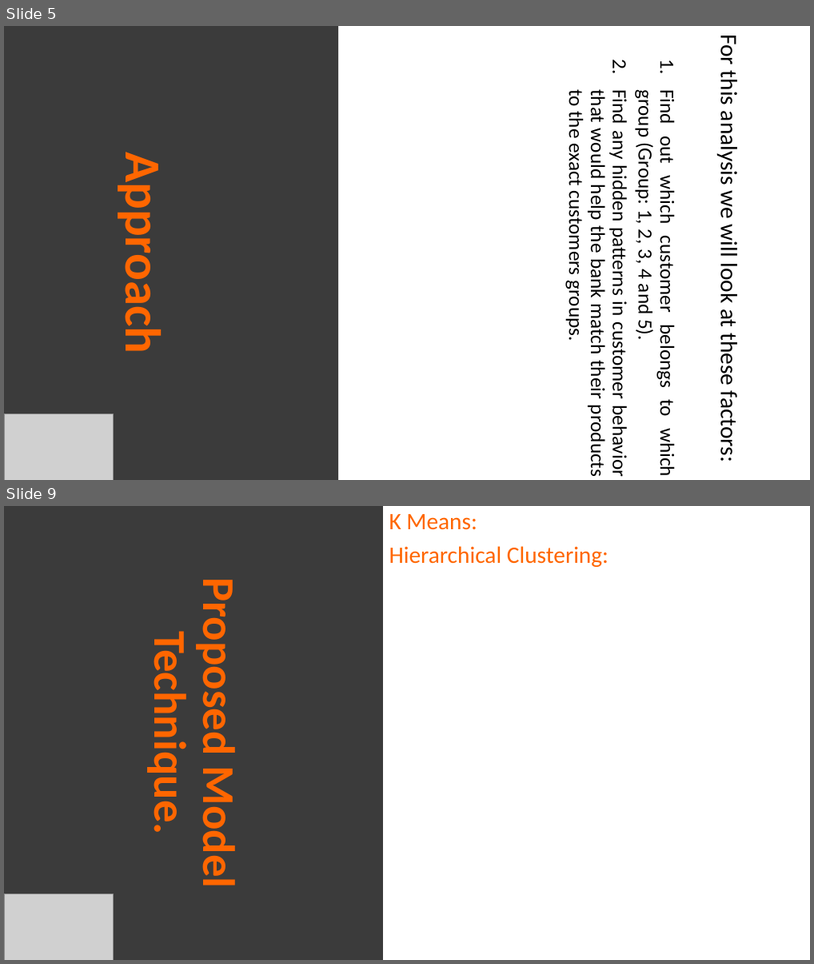
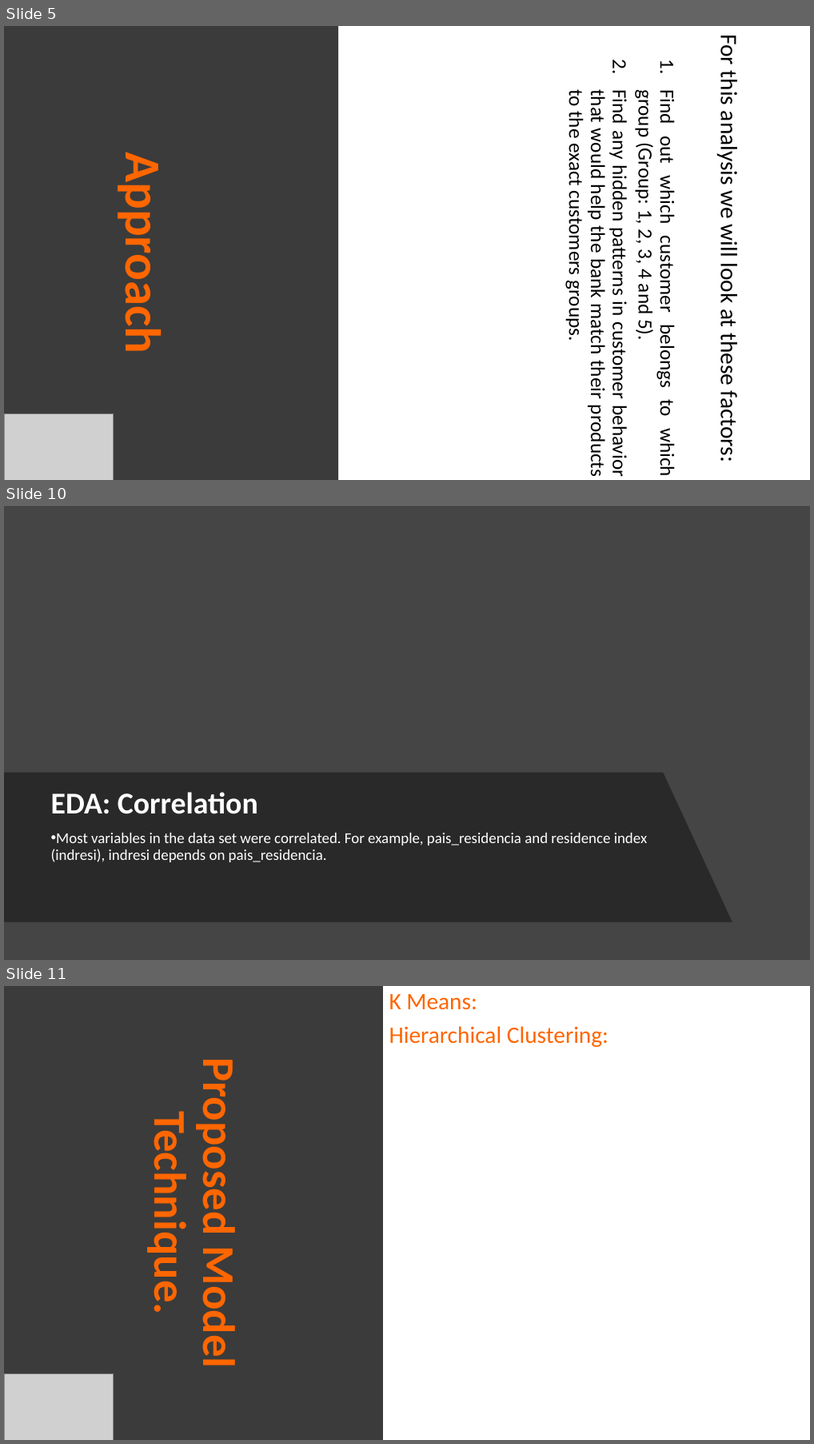
Before and after one commit to shelovescode000/CustomerSegmentationProject, a slide deck: DGI_Final_Report.potx. Shown one above the other, each under a label of ours: slides 5 and 9 before the commit, slides 5, 10 and 11 after it; the slides between them are not shown. The pictures are 814x964 and 814x1444 pixels, drawn with LibreOffice and Linux fonts; fonts in the diff are those of the drawing; grey boxes stand for pictures; background and template pictures are left out. Boxes give left, top, right and bottom in pixels: in the first picture for what was removed or moved away, otherwise in the second. Text is boxed around its words. In the diff, an @@ line names an element or a change of style, - is before the commit and + after.

```diff
--- a/DGI_Final_Report.potx
+++ b/DGI_Final_Report.potx
@@ slide 10 added at [4,506,810,960], background picture (left out) @@
@@ freeform shape added at [4,772,733,922], fill #262626 at 88% opacity @@
@@ title added at [51,792,258,814], 36 pt, text #FFFFFF, bold @@
+EDA: Correlation
@@ text added at [51,832,647,862], 18 pt, text #FFFFFF @@
+• Most variables in the data set were correlated. For example, pais_residencia and residence index (indresi), indresi depends on pais_residencia.
@@ what was slide 9 is now slide 11 @@
```
Also in this commit, not shown: 2 slides changed, 3 other slides added, 2 slides removed, 4 other files.
